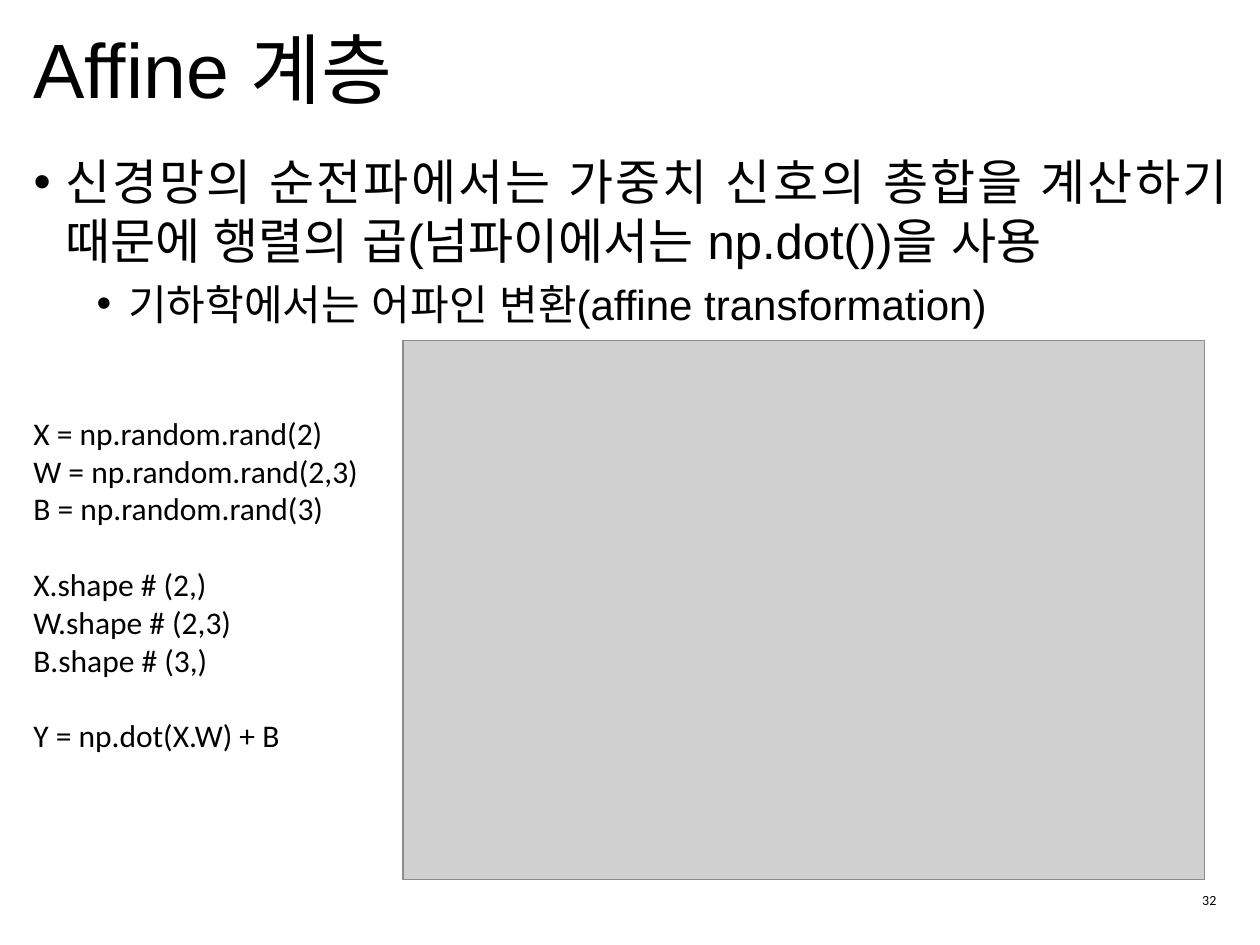
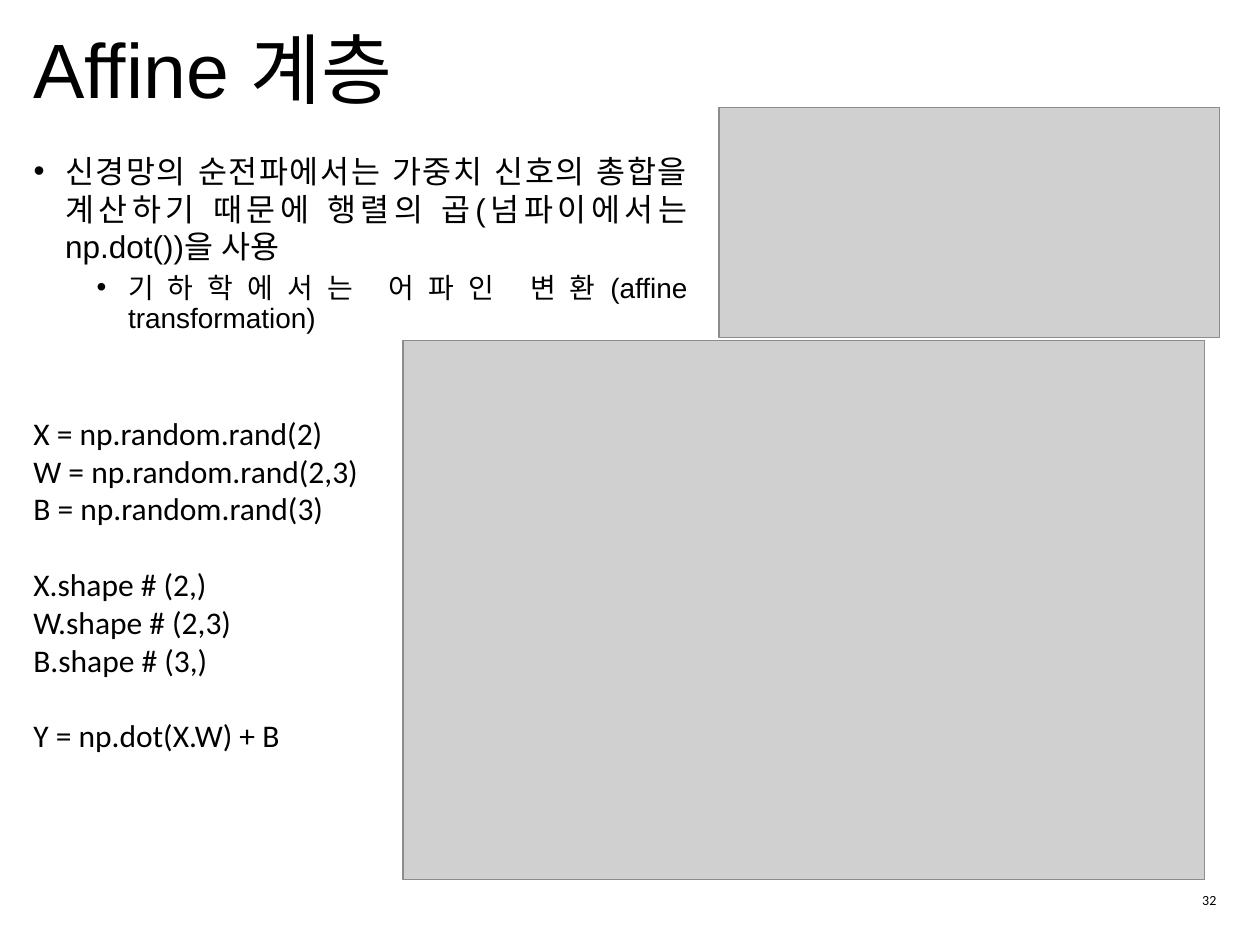
Before and after one commit to jhahncs/Class-Artificial-Intelligence, a slide deck: slide 32 of slides/인공지능_5장_오차역전파.pptx. Drawn at 1260x945 pixels with LibreOffice and Linux fonts; fonts in the diff are those of the drawing; grey boxes stand for pictures. Boxes give left, top, right and bottom in pixels: in the first picture for what was removed or moved away, otherwise in the second. Text is boxed around its words. In the diff, an @@ line names an element or a change of style, - is before the commit and + after.

```diff
--- a/slides/인공지능_5장_오차역전파.pptx
+++ b/slides/인공지능_5장_오차역전파.pptx
@@ picture added at (x1=719, y1=107, x2=1220, y2=336) @@
@@ text "신경망의 순전파에서는 가중치 신호의 총합을 ..." at (x1=65, y1=156, x2=688, y2=303): size 28 to 18 pt in "신경망의 순전파에서는 가중치 신호의 총합을 계산하기 때문에 ..."; size 24 to 16 pt in "기하학에서는 어파인 변환(affine transformation)"; line spacing 1 to 0.9 @@
```
Also in this commit, not shown: 1 other slide changed, 3 other files.
